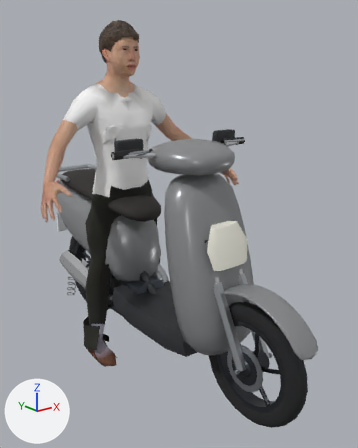
A saved change to the glTF model priv/models/honda_vision_110_rider.mid.glb.
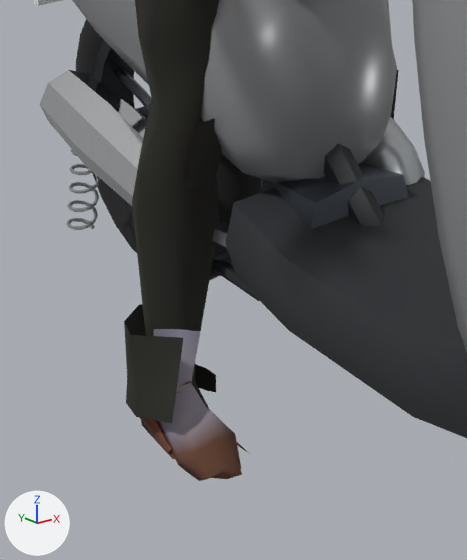
Each version appears first whole from a 50 mm lens placed at (-1.29, -1.77, 1.36), pointed at (0.08, -0.05, 0.67), and next in a close-up on the part from 13% to 50% of the width and 51% to 87% of the height. Lighting does not change. The marker at lower left points along +X, +Y and +Z. The older version's two pictures come first. Where no turn or scale is listed for an object, it has been applied to the vertices. Vertices at exactly the same position are counted once.

In view in the first close-up: 'engine', 'honda_vision_110_rider', 'rear_wheel', 'rider_mesh', 'stand'.
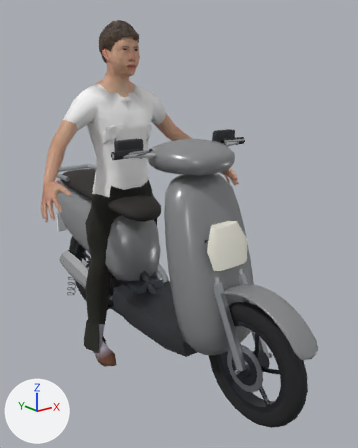
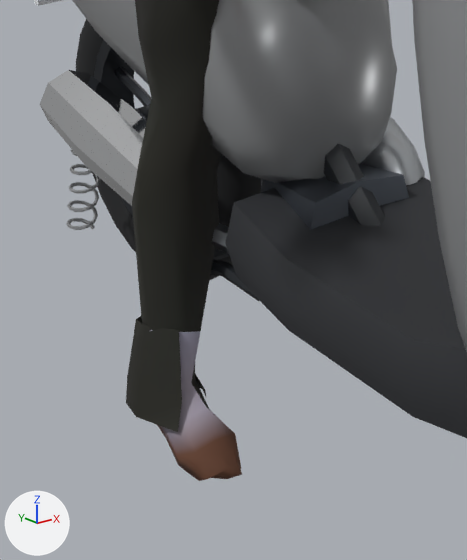
The edits, one by one:
me_rider_mesh is used by ob_rider_mesh; location (0.0, 0.325, -0.08).
Verts and faces of me_rider_mesh; kept vertices keep their numbers, new ones are numbered from 3870.
Before the commit, vertices of me_rider_mesh: 19 (-0.18, -0.04, 0.18) at pixel (179, 329), 42 (-0.17, 0.05, 0.18), 191 (-0.22, -0.1, 0.11) at pixel (175, 395), 192 (-0.19, -0.07, 0.18) at pixel (183, 337), 193 (-0.25, -0.01, 0.18) at pixel (130, 334).
Before the commit, vertices of me_rider_mesh: 195 (-0.23, 0.04, 0.18) at pixel (124, 321), 197 (-0.18, 0.09, 0.17) at pixel (139, 304), 198 (-0.13, 0.05, 0.17), 199 (-0.14, 0.05, 0.08), 202 (-0.12, -0.01, 0.08) at pixel (206, 368).
Before the commit, vertices of me_rider_mesh: 203 (-0.13, -0.05, 0.09) at pixel (216, 374), 204 (-0.13, -0.05, 0.06) at pixel (216, 392), 208 (-0.23, -0.09, 0.07) at pixel (171, 423).
me_rider_mesh had 3870 vertices, 7354 faces and spanned x -0.53..0.53, y -0.35..0.11, z 0.0..1.64.
me_rider_mesh now has 3786 vertices, 7274 faces and spans x -0.53..0.53, y -0.35..0.11, z 0.0..1.64.
me_rider_mesh part 1: 8 loose pieces with 84 vertices, spanning x -0.23..0.23, y -0.14..0.05, z 0.0..0.53, are deleted.
Part 2, on me_rider_mesh:
Vertex 19 moves to (-0.18, -0.05, 0.18), pixel (180, 332).
Vertex 42 moves to (-0.17, 0.05, 0.17).
Vertex 191 moves to (-0.2, -0.07, 0.08), pixel (181, 401).
Vertex 192 moves to (-0.19, -0.05, 0.19), pixel (178, 330).
Vertex 193 moves to (-0.22, 0.0, 0.18), pixel (145, 325).
Vertex 195 moves to (-0.22, 0.03, 0.18), pixel (135, 319).
Vertex 197 moves to (-0.18, 0.06, 0.17).
Vertex 198 moves to (-0.14, 0.04, 0.17).
Vertex 199 moves to (-0.16, 0.04, 0.08).
Vertex 208 moves to (-0.22, -0.09, 0.04), pixel (177, 432).
Vertex 202 moves to (-0.15, -0.02, 0.08), pixel (195, 373).
Vertex 203 moves to (-0.16, -0.04, 0.09), pixel (198, 379).
Vertex 204 moves to (-0.15, -0.05, 0.06), pixel (206, 398).
Other edits to the shape of me_rider_mesh do not show in these pictures.

Changed parts and their boxes (x1, y1, x2, y2) in the close-ups (467 x 560 px; the box of a moved part takes in the faces that stretch with it):
'rider_mesh', reshaped: before (124, 0, 399, 481); after (126, 0, 242, 481)
part 1 of me_rider_mesh, deleted (mostly hidden): before (140, 70, 399, 459)
part 2 of me_rider_mesh, moved or reshaped: before (124, 235, 216, 423); after (127, 235, 206, 432)
